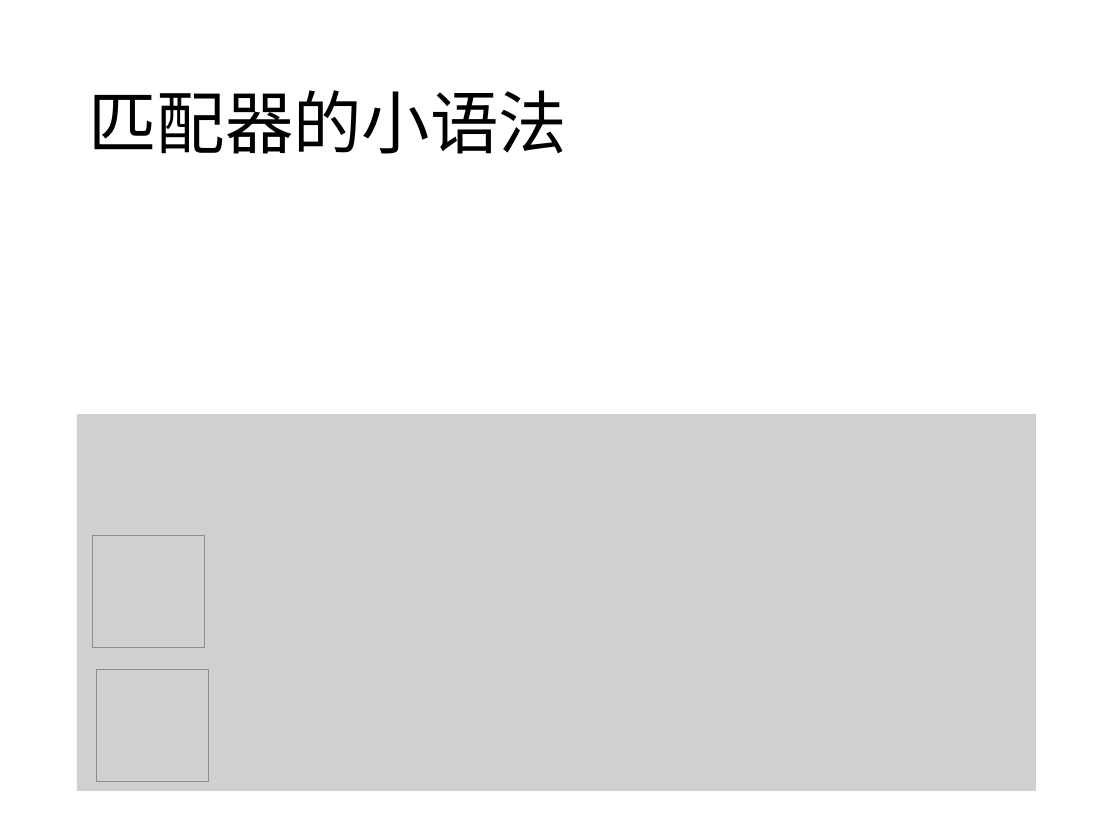
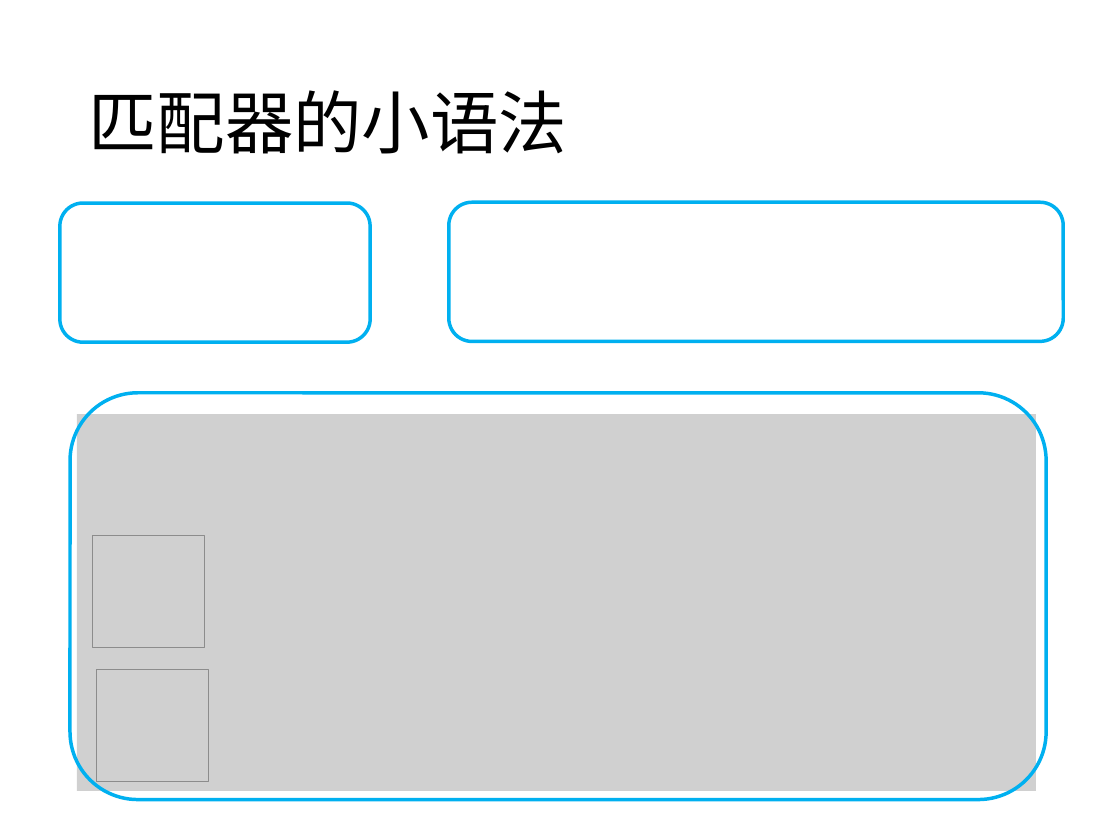
Before and after one commit to agave233/teamwork-14-Macro, a slide deck: slide 14 of Slides/Rust Part Slides.pptx. Drawn at 1120x840 pixels with LibreOffice and Linux fonts; fonts in the diff are those of the drawing; grey boxes stand for pictures. Boxes give left, top, right and bottom in pixels: in the first picture for what was removed or moved away, otherwise in the second. Text is boxed around its words. In the diff, an @@ line names an element or a change of style, - is before the commit and + after.

```diff
--- a/Slides/Rust Part Slides.pptx
+++ b/Slides/Rust Part Slides.pptx
@@ rounded rectangle added at box(59, 203, 370, 342), outline #00B0F0 2.25 pt @@
@@ rounded rectangle added at box(449, 203, 1064, 342), outline #00B0F0 2.25 pt @@
@@ rounded rectangle added at box(69, 393, 1046, 800), outline #00B0F0 2.25 pt @@
```
Also in this commit, not shown: 1 other file.
